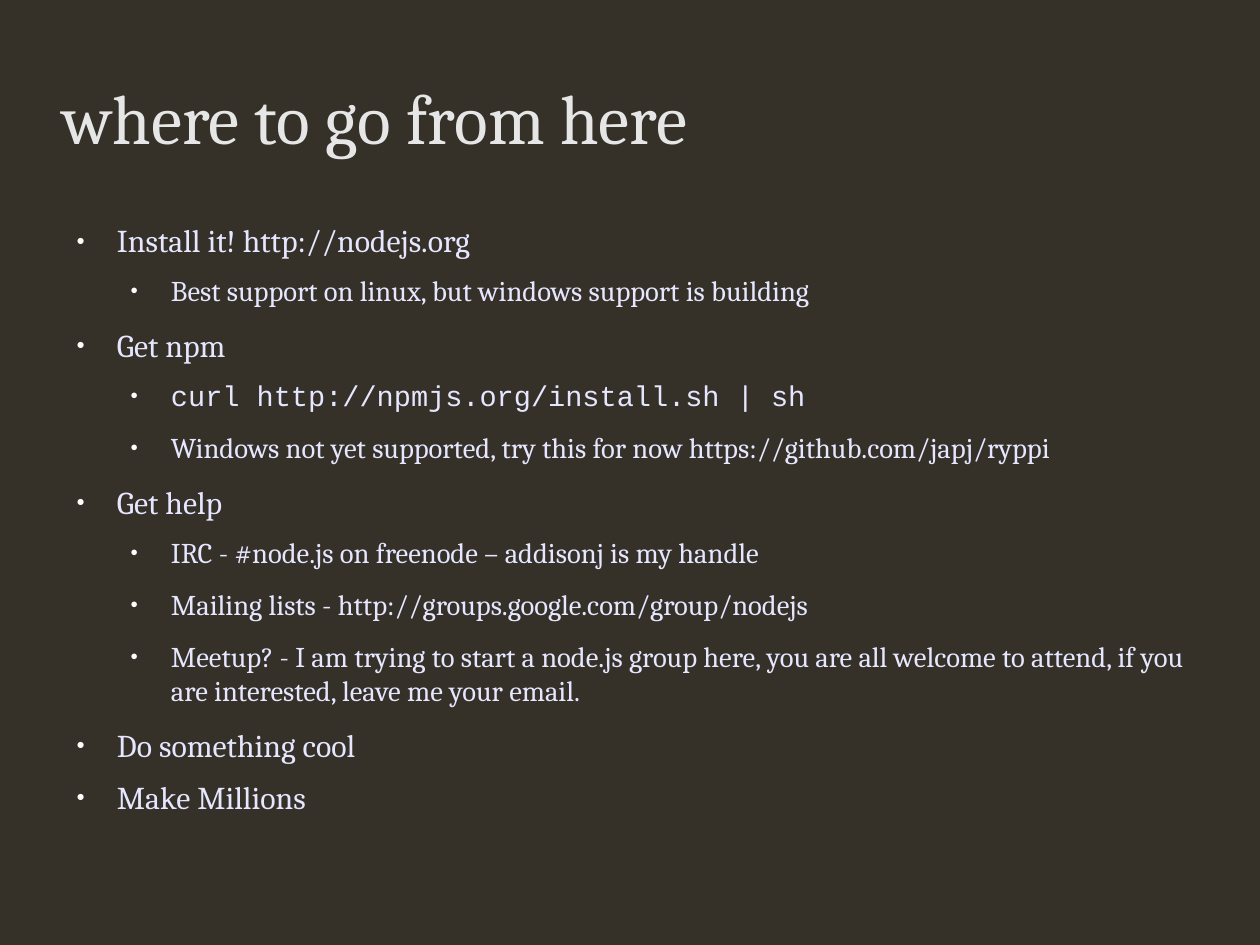
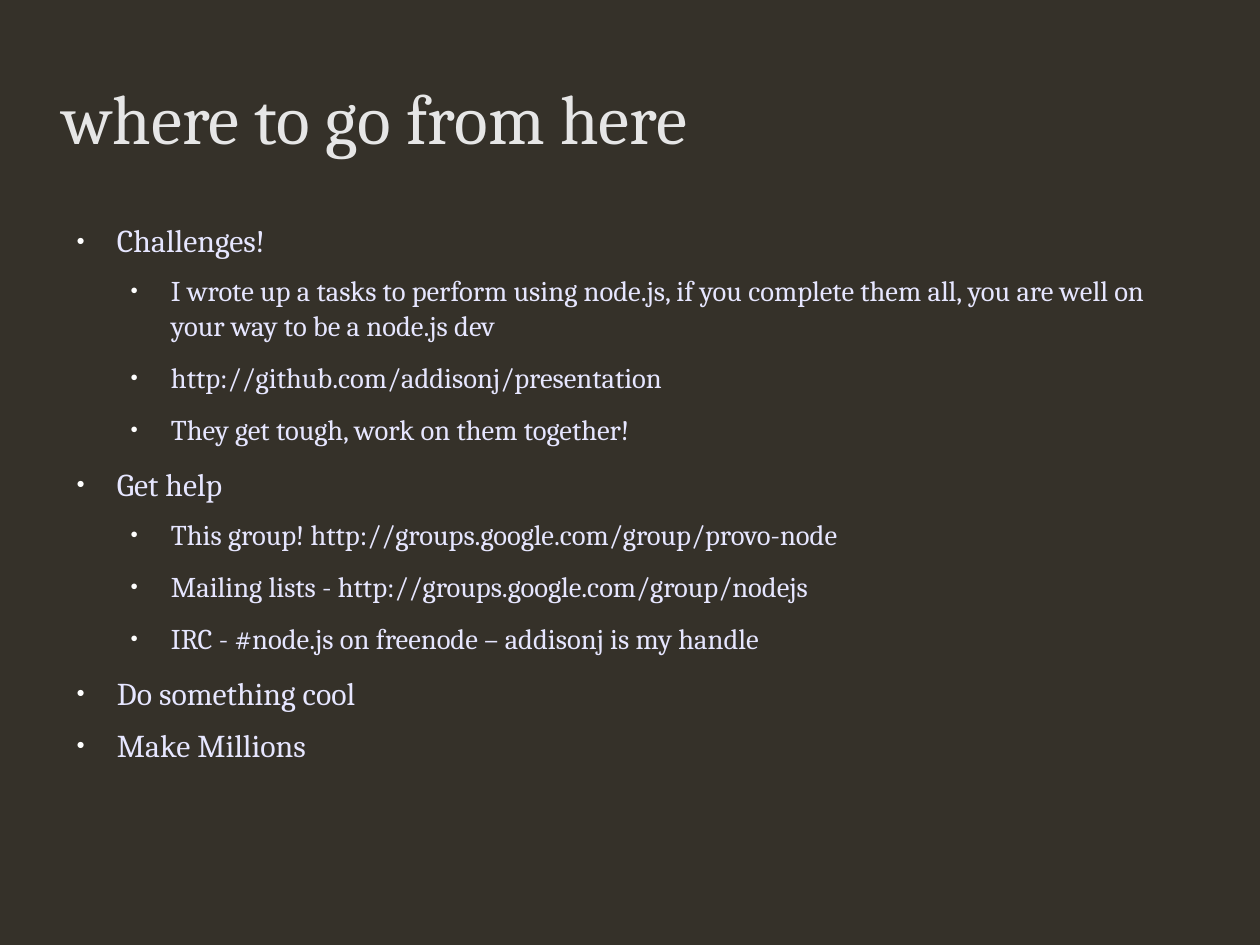
Before and after one commit to addisonj/presentation, a slide deck: slide 13 of presentation.odp (slide 14 before the commit). Drawn at 1260x945 pixels with LibreOffice and Linux fonts; fonts in the diff are those of the drawing; background and template pictures are left out. Boxes give left, top, right and bottom in pixels: in the first picture for what was removed or moved away, otherwise in the second. Text is boxed around its words. In the diff, an @@ line names an element or a change of style, - is before the commit and + after.

Commit message:
added challenges

```diff
--- a/presentation.odp
+++ b/presentation.odp
@@ text at bbox=[117, 230, 1144, 447]: text changed @@
-● Install it! http://nodejs.org
-  ● Best support on linux, but windows support is building
-● Get npm
-  ● curl http://npmjs.org/install.sh | sh
-  ● Windows not yet supported, try this for now https://github.com/japj/ryppi
+● Challenges!
+  ● I wrote up a tasks to perform using node.js, if you complete them all, you are well on your way to be a node.js dev
+  ● http://github.com/addisonj/presentation
+  ● They get tough, work on them together!
@@ text at bbox=[171, 525, 838, 603]: paragraphs added @@
+  ● This group! http://groups.google.com/group/provo-node
+  ● Mailing lists - http://groups.google.com/group/nodejs
@@ text at bbox=[171, 595, 1183, 707]: paragraphs removed @@
-  ● Mailing lists - http://groups.google.com/group/nodejs
-  ● Meetup? - I am trying to start a node.js group here, you are all welcome to attend, if you are interested, leave me your email.
```
Also in this commit, not shown: 5 other slides changed, 1 slide removed, 10 other files.
